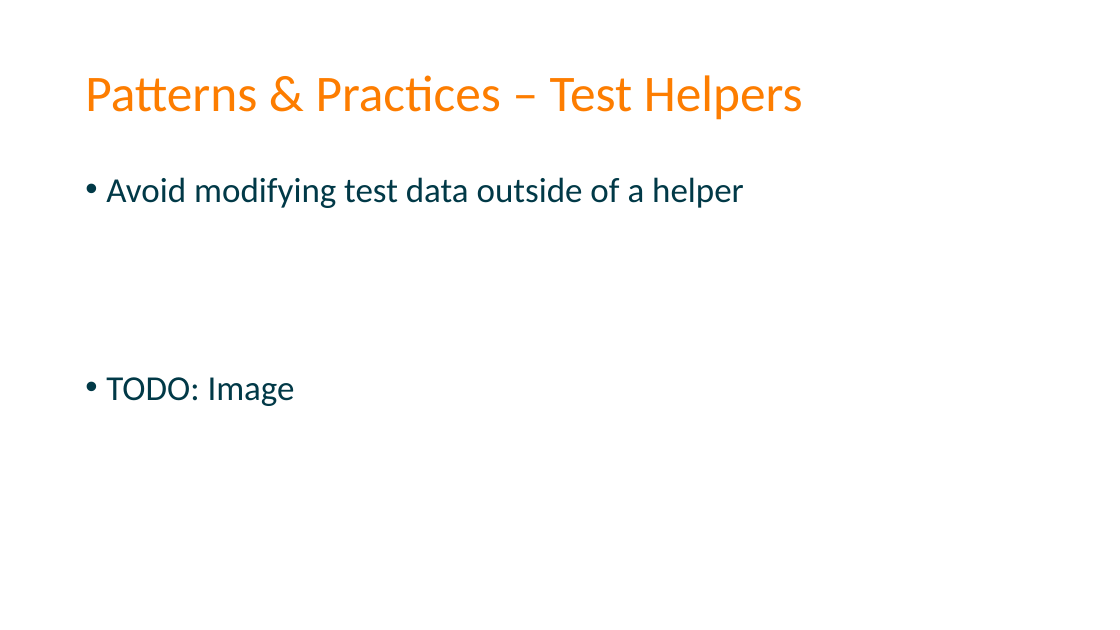
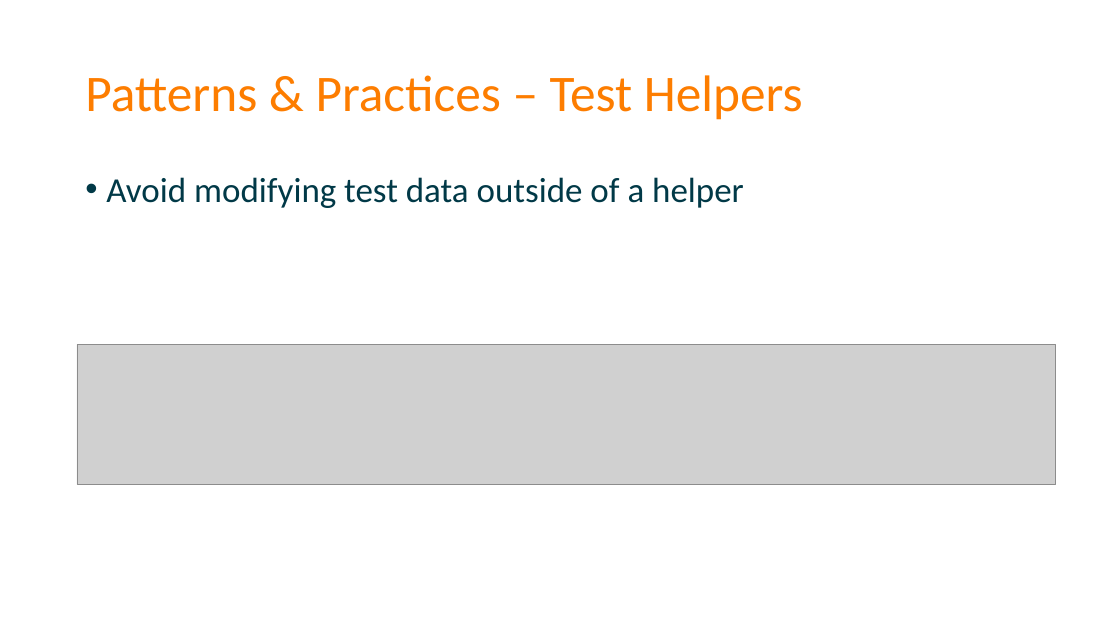
Before and after one commit to spetryjohnson/Talk-Patterns_of_Effective_Test_Setup, a slide deck: slide 64 of POETS - Code Palousa 2015.pptx. Drawn at 1120x630 pixels with LibreOffice and Linux fonts; fonts in the diff are those of the drawing; grey boxes stand for pictures. Boxes give left, top, right and bottom in pixels: in the first picture for what was removed or moved away, otherwise in the second. Text is boxed around its words. In the diff, an @@ line names an element or a change of style, - is before the commit and + after.

Commit message:
Added final screenshots
Added final screenshots; think we're ready!

```diff
--- a/POETS - Code Palousa 2015.pptx
+++ b/POETS - Code Palousa 2015.pptx
@@ picture added at [77,344,1056,485] @@
@@ text at [106,377,295,406]: paragraph removed @@
-• TODO: Image
```
Also in this commit, not shown: 6 other slides changed.
